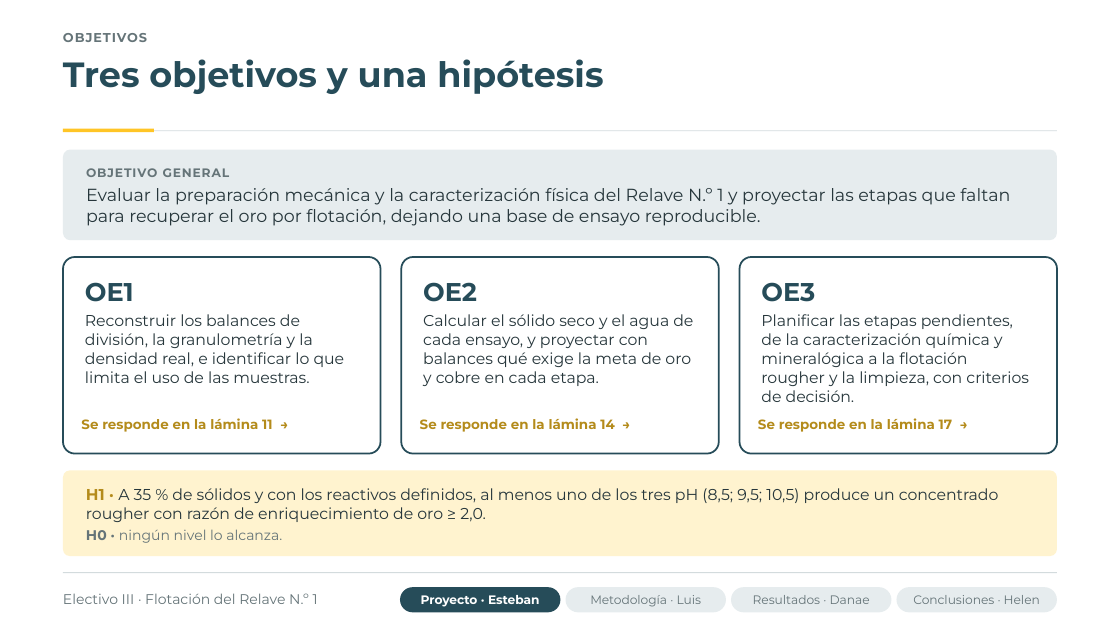
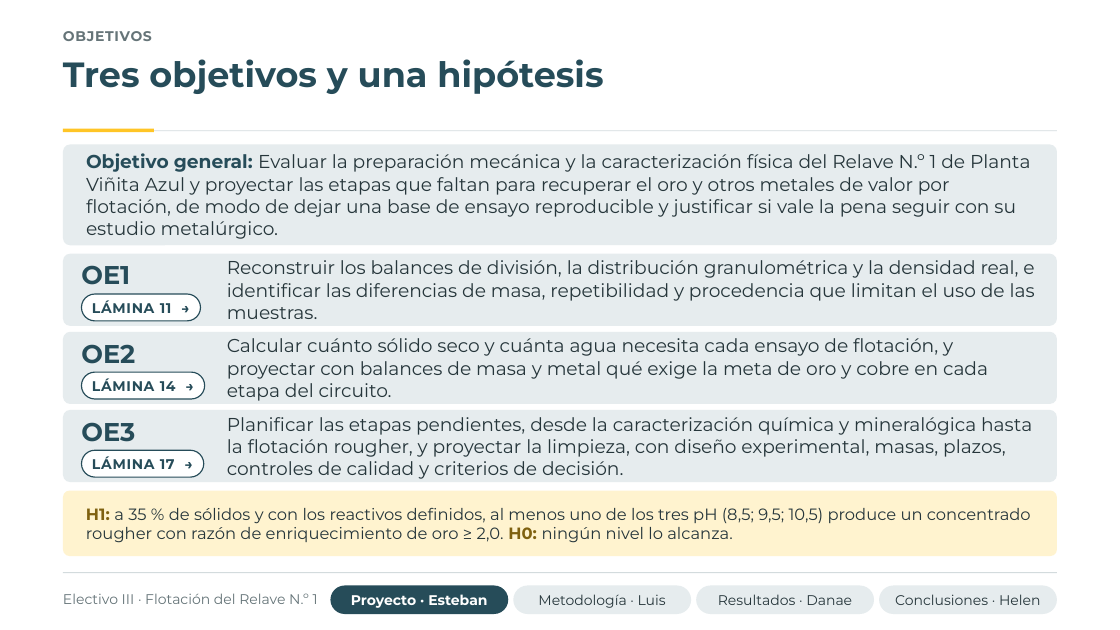
Before and after one commit to flakoks/juego-amigo-secreto, a slide deck: slide 5 of presentacion-tesis/presentacion_flotacion_relave.pptx. Drawn at 1120x630 pixels with LibreOffice and Linux fonts; fonts in the diff are those of the drawing; background and template pictures are left out. Boxes give left, top, right and bottom in pixels: in the first picture for what was removed or moved away, otherwise in the second. Text is boxed around its words. In the diff, an @@ line names an element or a change of style, - is before the commit and + after.

```diff
--- a/presentacion-tesis/presentacion_flotacion_relave.pptx
+++ b/presentacion-tesis/presentacion_flotacion_relave.pptx
@@ text "OBJETIVOS" at bbox=[63, 31, 152, 41]: size 11 to 12 pt, letter spacing 0.8 to 0.6 pt @@
@@ rounded rectangle "Objetivo general: Evaluar la preparación ...": place and size @@
-rounded rectangle "Objetivo general: Evaluar la preparación ..." at bbox=[63, 150, 1057, 240]
+rounded rectangle "Objetivo general: Evaluar la preparación ..." at bbox=[63, 145, 1057, 245]
@@ rounded rectangle "Objetivo general: Evaluar la preparación ..." at bbox=[63, 145, 1057, 245]: proportions changed @@
@@ text in rounded rectangle at bbox=[86, 153, 1031, 239]: text changed; size 15 to 16 pt @@
-OBJETIVO GENERAL
-Evaluar la preparación mecánica y la caracterización física del Relave N.º 1 y proyectar las etapas que faltan para recuperar el oro por flotación, dejando una base de ensayo reproducible.
+Objetivo general: Evaluar la preparación mecánica y la caracterización física del Relave N.º 1 de Planta Viñita Azul y proyectar las etapas que faltan para recuperar el oro y otros metales de valor por flotación, de modo de dejar una base de ensayo reproducible y justificar si vale la pena seguir con su estudio metalúrgico.
@@ rounded rectangle removed at bbox=[63, 257, 381, 454] @@
-OE1
-Reconstruir los balances de división, la granulometría y la densidad real, e identificar lo que limita el uso de las muestras.
@@ rounded rectangle added at bbox=[63, 254, 1057, 326], fill #E6ECEE @@
@@ text added at bbox=[81, 265, 130, 285], 22 pt, text #264C59, bold @@
+OE1
@@ text added at bbox=[227, 260, 1035, 319], 16 pt, text #26363B @@
+Reconstruir los balances de división, la distribución granulométrica y la densidad real, e identificar las diferencias de masa, repetibilidad y procedencia que limitan el uso de las muestras.
@@ rounded rectangle added at bbox=[82, 294, 201, 321], fill #FFFFFF, outline #264C59 1 pt, 12 pt, text #264C59, bold @@
+LÁMINA 11 →
@@ text in rounded rectangle at bbox=[761, 282, 1029, 402]: text removed @@
-OE3
-Planificar las etapas pendientes, de la caracterización química y mineralógica a la flotación rougher y la limpieza, con criterios de decisión.
@@ rounded rectangle: place and size @@
-rounded rectangle at bbox=[739, 257, 1057, 454]
+rounded rectangle at bbox=[63, 332, 1057, 404]
@@ rounded rectangle at bbox=[63, 332, 1057, 404]: fill #FFFFFF to #E6ECEE; outline #264C59 1.5 pt to none; proportions changed @@
@@ text added at bbox=[81, 344, 135, 364], 22 pt, text #264C59, bold @@
+OE2
@@ text at bbox=[227, 338, 988, 401]: text changed; size 13.5 to 16 pt @@
-OE2
-Calcular el sólido seco y el agua de cada ensayo, y proyectar con balances qué exige la meta de oro y cobre en cada etapa.
+Calcular cuánto sólido seco y cuánta agua necesita cada ensayo de flotación, y proyectar con balances de masa y metal qué exige la meta de oro y cobre en cada etapa del circuito.
@@ text "Calcular cuánto sólido seco y ...": place and size @@
-text "Calcular cuánto sólido seco y ..." at bbox=[402, 257, 719, 454]
+text "Calcular cuánto sólido seco y ..." at bbox=[227, 338, 988, 401]
@@ text "Calcular cuánto sólido seco y ..." at bbox=[227, 338, 988, 401]: vertical alignment top to middle; fill #FFFFFF to none; outline #264C59 1.5 pt to none @@
@@ rounded rectangle added at bbox=[82, 372, 205, 399], fill #FFFFFF, outline #264C59 1 pt, 12 pt, text #264C59, bold @@
+LÁMINA 14 →
@@ rounded rectangle added at bbox=[63, 410, 1057, 482], fill #E6ECEE @@
@@ text removed at bbox=[81, 418, 273, 432] @@
-Se responde en la lámina 11 →
@@ text added at bbox=[227, 417, 1032, 479], 16 pt, text #26363B @@
+Planificar las etapas pendientes, desde la caracterización química y mineralógica hasta la flotación rougher, y proyectar la limpieza, con diseño experimental, masas, plazos, controles de calidad y criterios de decisión.
@@ text removed at bbox=[420, 418, 615, 432] @@
-Se responde en la lámina 14 →
@@ text removed at bbox=[758, 418, 953, 432] @@
-Se responde en la lámina 17 →
@@ text added at bbox=[81, 422, 135, 442], 22 pt, text #264C59, bold @@
+OE3
@@ rounded rectangle added at bbox=[82, 450, 204, 477], fill #FFFFFF, outline #264C59 1 pt, 12 pt, text #264C59, bold @@
+LÁMINA 17 →
@@ rounded rectangle "H1: a 35 % de ..." at bbox=[63, 491, 1057, 556]: proportions changed @@
@@ rounded rectangle "H1: a 35 % de ...": place and size @@
-rounded rectangle "H1: a 35 % de ..." at bbox=[63, 471, 1057, 556]
+rounded rectangle "H1: a 35 % de ..." at bbox=[63, 491, 1057, 556]
@@ text in rounded rectangle at bbox=[86, 508, 1031, 543]: text changed; size 13.5 to 14 pt @@
-H1 · A 35 % de sólidos y con los reactivos definidos, al menos uno de los tres pH (8,5; 9,5; 10,5) produce un concentrado rougher con razón de enriquecimiento de oro ≥ 2,0.
-H0 · ningún nivel lo alcanza.
+H1: a 35 % de sólidos y con los reactivos definidos, al menos uno de los tres pH (8,5; 9,5; 10,5) produce un concentrado rougher con razón de enriquecimiento de oro ≥ 2,0. H0: ningún nivel lo alcanza.
@@ rounded rectangle "Proyecto · Esteban": place and size @@
-rounded rectangle "Proyecto · Esteban" at bbox=[400, 587, 560, 613]
+rounded rectangle "Proyecto · Esteban" at bbox=[330, 586, 508, 614]
@@ rounded rectangle "Proyecto · Esteban" at bbox=[330, 586, 508, 614]: size 10.5 to 12 pt @@
@@ size 10.5 to 12 pt, text colour #657478 to #26363B in 3 elements at bbox=[880, 586, 1058, 614], bbox=[697, 586, 875, 614], bbox=[513, 586, 691, 614] @@
@@ rounded rectangle "Metodología · Luis": place and size @@
-rounded rectangle "Metodología · Luis" at bbox=[565, 587, 726, 613]
+rounded rectangle "Metodología · Luis" at bbox=[513, 586, 691, 614]
@@ rounded rectangle "Resultados · Danae": place and size @@
-rounded rectangle "Resultados · Danae" at bbox=[731, 587, 891, 613]
+rounded rectangle "Resultados · Danae" at bbox=[697, 586, 875, 614]
@@ rounded rectangle "Conclusiones · Helen": place and size @@
-rounded rectangle "Conclusiones · Helen" at bbox=[897, 587, 1057, 613]
+rounded rectangle "Conclusiones · Helen" at bbox=[880, 586, 1058, 614]
```
Also in this commit, not shown: 22 other slides changed, 1 other file.
